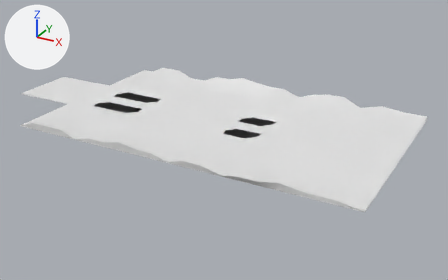
One commit to the FBX model Assets/Zian/DungeonScene/Blockout/FloorBoss.fbx: the scene before it, then after it.
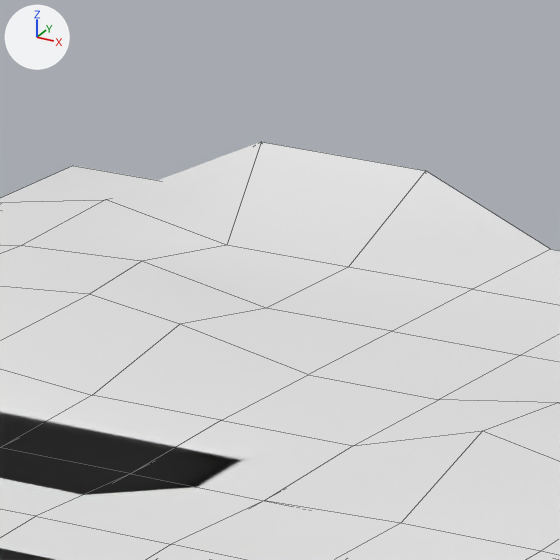
Each version appears first whole from a 50 mm lens placed at (35.65, -58.04, 26.81), pointed at (3.58, 0.27, -2.34), and next in a close-up on the part from 31% to 43% of the width and 19% to 39% of the height. Arrows for +X, +Y and +Z are at upper left; the lights stay in place. The close-ups show mesh edges as thin lines. Where no turn or scale is listed for an object, it has been applied to the vertices. Vertices at the same position are counted once.

The scene before the commit, as lines of its bpy script (objects in view):
```python
me_cube = bpy.data.meshes.new('Cube')
me_cube.from_pydata(...)  # 588 vertices, 598 faces; spans x -24.0..24.0, y -12.4..12.0, z 0.0..1.3
ob_cube = bpy.data.objects.new('Cube', me_cube)
ob_cube.location = (0.0, 0.0, 0.0)
```
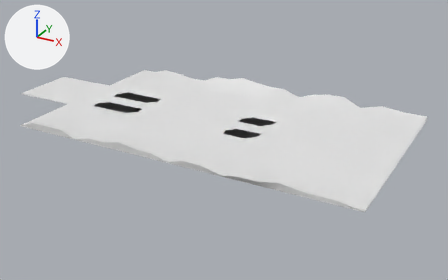
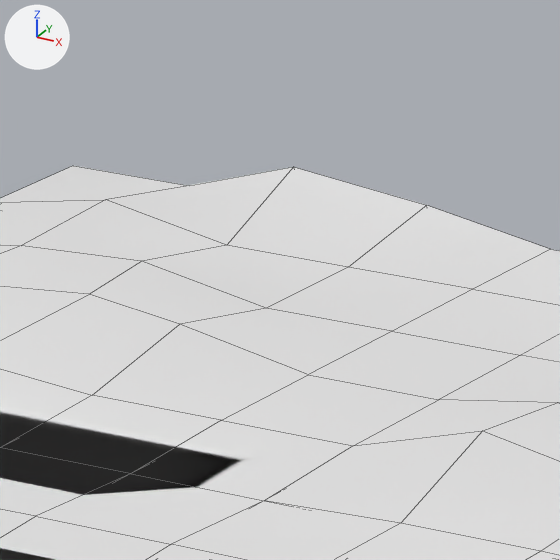
Pixel boxes [x1, y1, x2, y2] of what changed, in the close-ups (560 x 560 px; the box of a moved part takes in the faces that stretch with it):
'Cube', reshaped: before [0, 142, 560, 560]; after [0, 166, 560, 560]
part 1 of me_cube, moved or reshaped: before [106, 142, 550, 289]; after [107, 167, 550, 289]

What changed in the scene script:
```text
Change me_cube:
    where me_cube.from_pydata(...)  # 588 vertices, 598 faces; spans x -24.0..24.0, y -12.4..12.0, z 0.0..1.3
    used by ob_cube; location = (0.0, 0.0, 0.0)
    me_cube part 1
    me_cube.vertices[93].co: (-12.7, 12.0, 0.9) -> (-12.2, 12.0, 0.6)  # pixel (261, 141) -> pixel (293, 166)
    me_cube.vertices[94].co: (-10.0, 12.0, 0.9) -> (-10.0, 12.0, 0.4)  # pixel (425, 170) -> pixel (426, 205)
```
